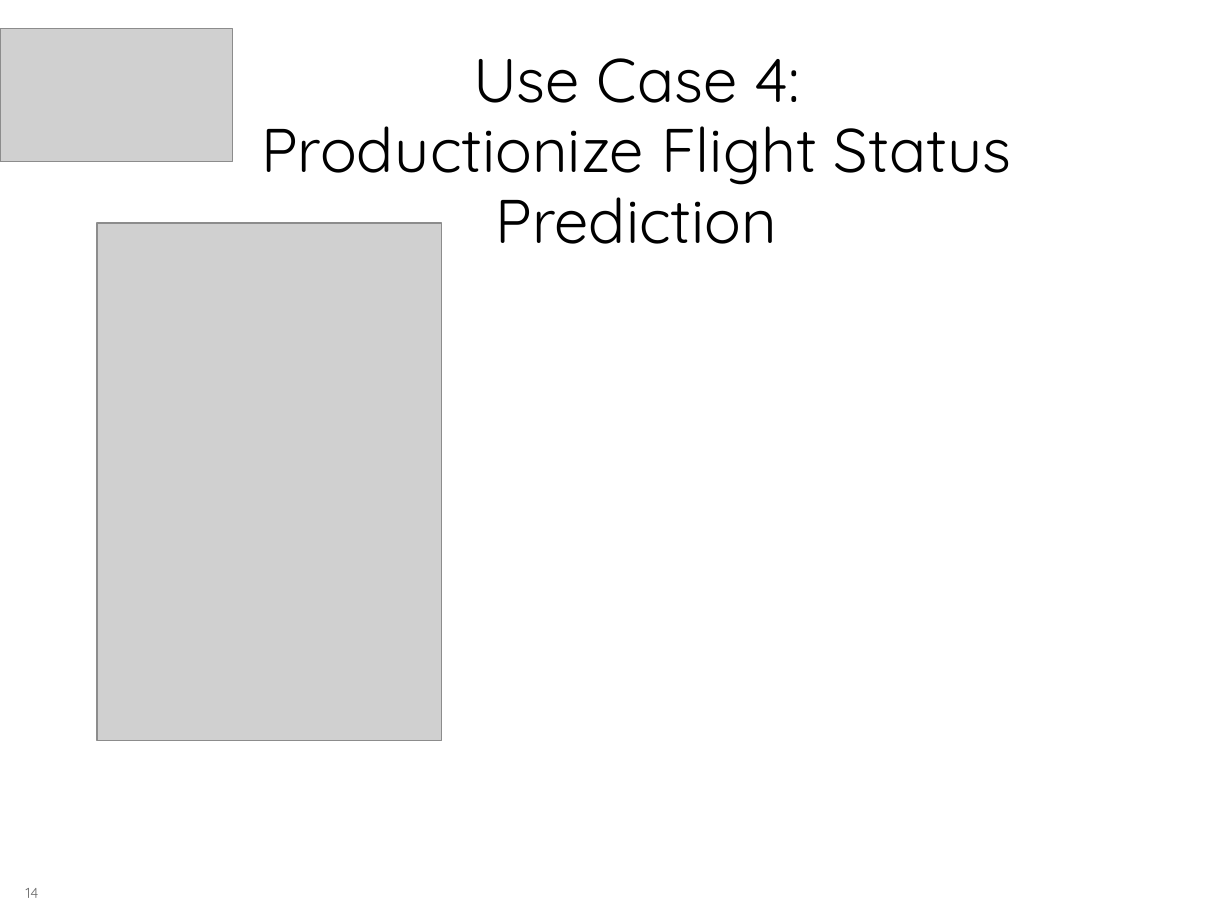
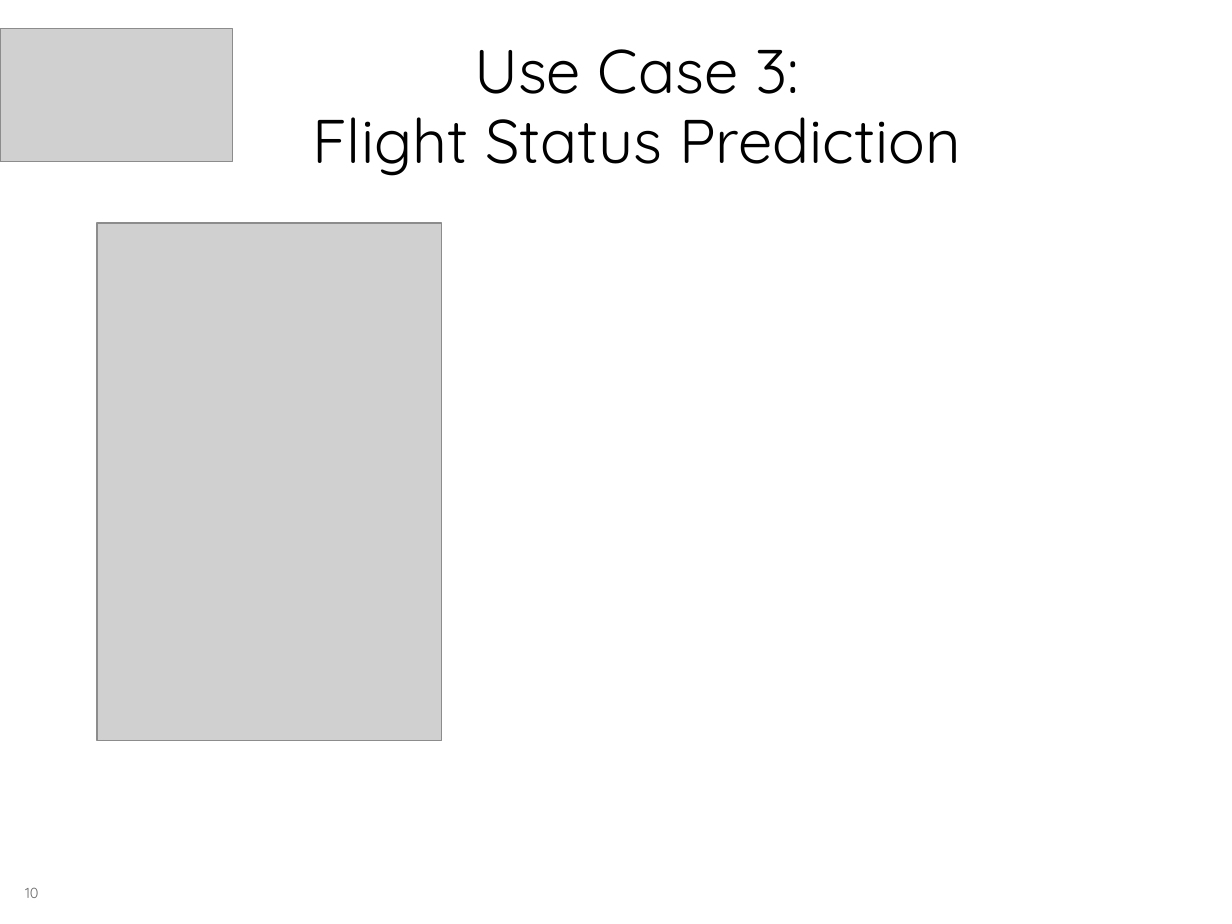
Before and after one commit to georgios-tsolakis-td/Bootcamp_Mar17_London, a slide deck: slide 10 of Team Sunshine/Team Sunshine Roadmap.pptx (slide 14 before the commit). Drawn at 1232x924 pixels with LibreOffice and Linux fonts; fonts in the diff are those of the drawing; grey boxes stand for pictures; background and template pictures are left out. Boxes give left, top, right and bottom in pixels: in the first picture for what was removed or moved away, otherwise in the second. Text is boxed around its words. In the diff, an @@ line names an element or a change of style, - is before the commit and + after.

```diff
--- a/Team Sunshine/Team Sunshine Roadmap.pptx
+++ b/Team Sunshine/Team Sunshine Roadmap.pptx
@@ title at bbox=[312, 49, 961, 176]: text changed @@
-Use Case 4:
-Productionize Flight Status Prediction
+Use Case 3:
+Flight Status Prediction
@@ page number at bbox=[25, 888, 39, 898]: text changed @@
-14
+10
```
Also in this commit, not shown: 7 other slides changed.
